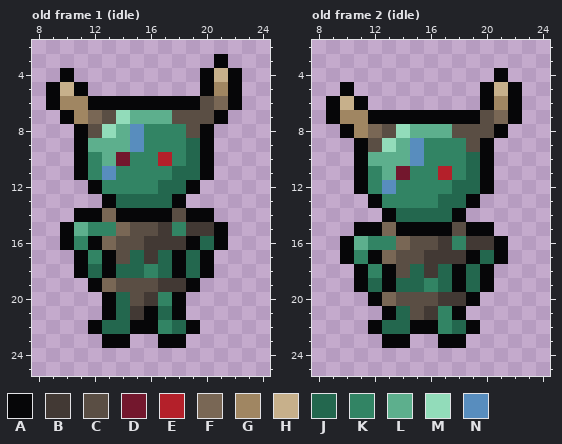
A pixel-art file gets an edit: assets/sprites/WIP/orc.aseprite. The first picture shows the starting point.
32x32 pixels, 5 frames. Shown: old frame 1 (idle): x 8..24, y 2..25; old frame 2 (idle): x 8..24, y 2..25. The commit also changed other frames, which this record leaves out.
Visible layers, top first: "weapon", "main".
Palette (. is transparent): A #060608  B #423934  C #5a4e44  D #73172d  E #b4202a  F #796755  G #a08662  H #c7b08b  J #23674e  K #328464  L #5daf8d  M #92dcba  N #588dbe
Pixels before, old frame 1 (idle), first column x 9:
 3 ............A.
 4 .A.........AHA
 5 AHA........AGA
 6 AGGAAAAAAAACFA
 7 .AGFCMLLLCCCA.
 8 ..ACMLNKKKCA..
 9 ..ALLLNKKKJA..
10 ..AKLDKKEKJA..
11 ..AKNKKKKJJA..
12 ...AKKKKJJA...
13 ....AJJJJA....
14 ..AAFAAAACAA..
15 .ALKKFCCBKBBA.
16 .AKAFCCBBBAJA.
17 ..AKACJBJAJA..
18 ..AJAJJKJAJA..
19 ...AFCCCBBA...
20 ....AJCBKA....
21 ....AJBAJA....
22 ...AJJAAKJA...
23 ....AA..AA....
Pixels before, old frame 2 (idle), first column x 9:
 4 ............A.
 5 .A.........AHA
 6 AHA........AGA
 7 AGGAAAAAAAACFA
 8 .AGFCMLLLCCCA.
 9 ..ACMLNKKKCA..
10 ..ALLLNKKKJA..
11 ..AKLDKKEKJA..
12 ..AKNKKKKJJA..
13 ...AKKKKJJA...
14 ....AJJJJA....
15 ..AAFAAAACAA..
16 .ALKKFCCBKBBA.
17 .AKAFCCBBBAJA.
18 ..AKACJBJAJA..
19 ..AJAJJKJAJA..
20 ...AFCCCBBA...
21 ....AJCBKA....
22 ...AJJAAKJA...
23 ....AA..AA....
And afterwards:
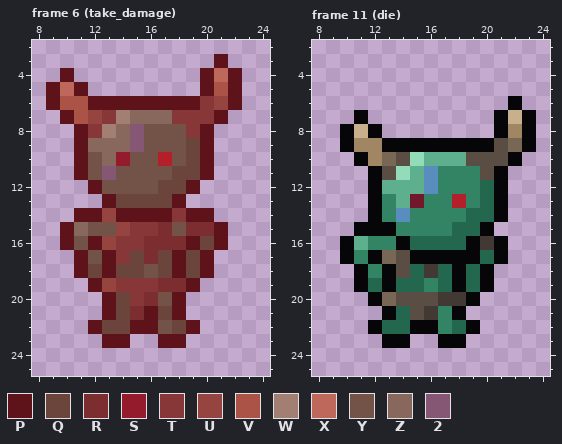
Colours new in this view: P #5d1319  Q #6b443c  R #7b2d2f  S #931b2c  T #873737  U #964440  V #aa5346  W #a37e72  X #be685b  Y #735247  Z #88685c  2 #865774
A new or re-ordered frame is compared with the old frame closest to it.
Author's note on the commit: Added orc damage and death animations
What changed:
frames 5 -> 19
Changed rows in their new state; - is an unchanged pixel.
Frame 6 (take_damage) is new; against old frame 1 (idle), layer "main":
first column x 9:
 3 ------------P-
 4 -P---------PXP
 5 PXP--------PVP
 6 PVVPPPPPPPPTUP
 7 -PVUTWZZZTTTP-
 8 --PTWZ2YYYTP--
 9 --PZZZ2YYYQP--
10 --PYZSYY-YQP--
11 --PY2YYYYQQP--
12 ---PYYYYQQP---
13 ----PQQQQP----
14 --PPUPPPPTPP--
15 -PZYYUTTRYRRP-
16 -PYPUTTRRRPQP-
17 --PYPTQRQPQP--
18 --PQPQQYQPQP--
19 ---PUTTTRRP---
20 ----PQTRYP----
21 ----PQRPQP----
22 ---PQQPPYQP---
23 ----PP--PP----
Frame 11 (die) is new; against old frame 2 (idle), layer "main":
first column x 9:
 4 ------------.--
 5 -.---------...-
 6 ...--------..--
 7 ..A.........AHA
 8 --HA........-GA
 9 -AGGAAAAAAA-CFA
10 ---GFCMLLLCCCA-
11 --.ACMLNK-KCA--
12 --.ALLLN-KKJA--
13 -----LD-KEKJA--
14 ---AKNKKKKJJA--
15 ----AKKKKJJ----
16 -----AJJJJA----
17 ------AAAA-----
Where, in picture pixels (left, top, right, bottom), the same in both pictures:
changed: (46, 54, 242, 348)
changed: (326, 68, 536, 264)
